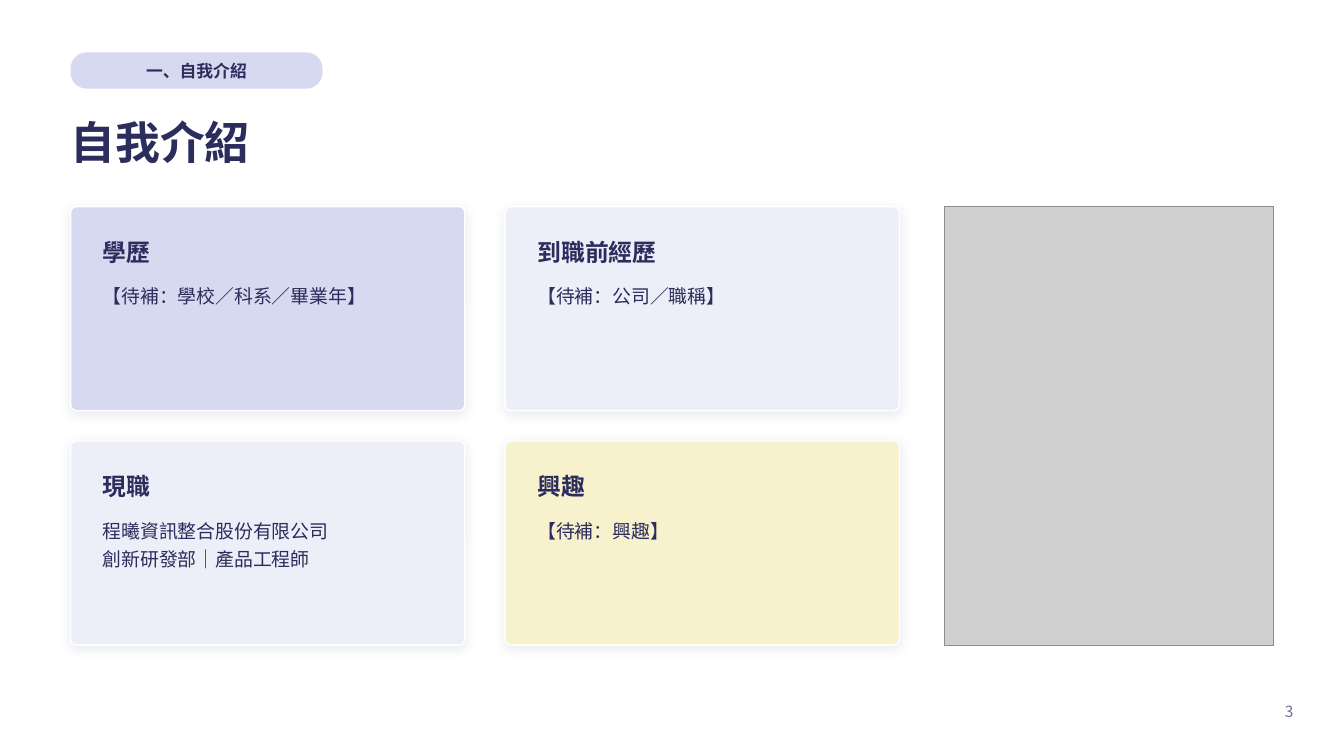
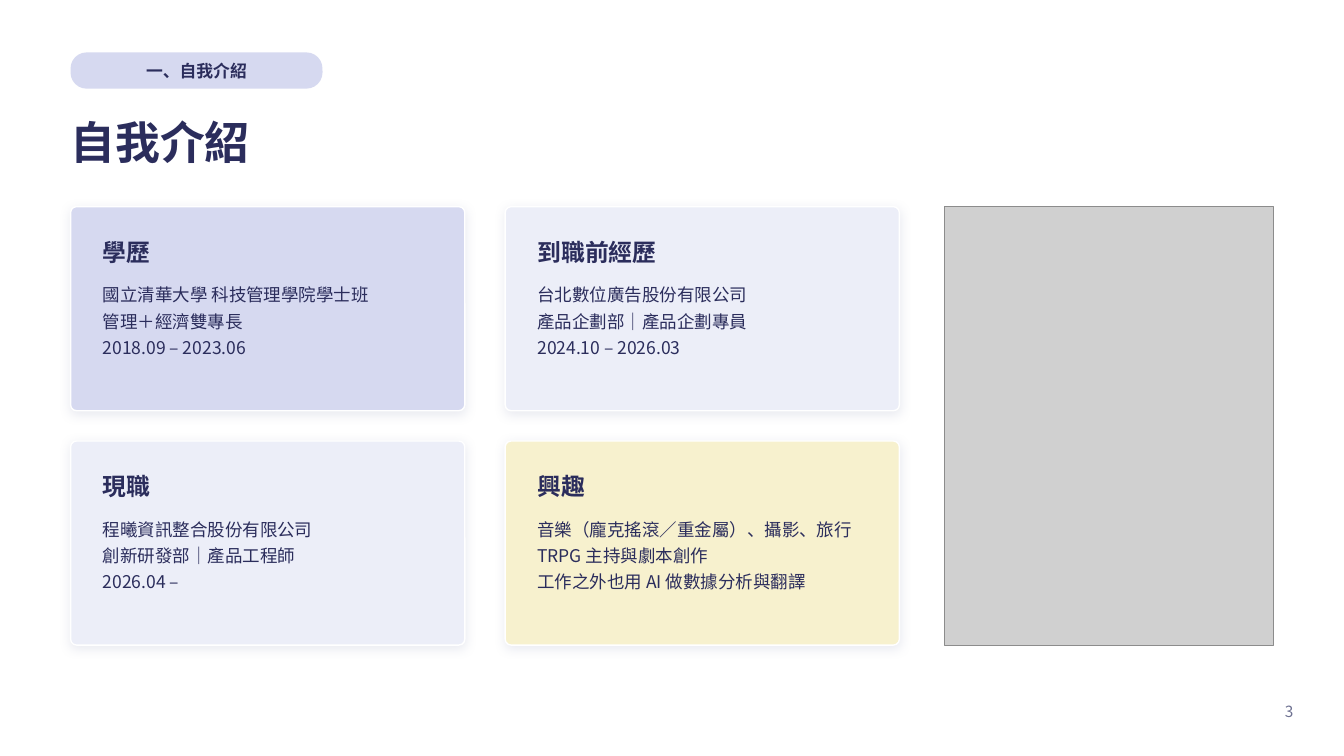
Before and after one commit to kirihuang-bit/freshman-report, a slide deck: slide 3 of 黃家朗新人報告.pptx. Drawn at 1344x756 pixels with LibreOffice and Linux fonts; fonts in the diff are those of the drawing; grey boxes stand for pictures. Boxes give left, top, right and bottom in pixels: in the first picture for what was removed or moved away, otherwise in the second. Text is boxed around its words. In the diff, an @@ line names an element or a change of style, - is before the commit and + after.

```diff
--- a/黃家朗新人報告.pptx
+++ b/黃家朗新人報告.pptx
@@ text at (x1=103, y1=286, x2=369, y2=354): text changed; size 13.5 to 12.5 pt @@
-【待補：學校／科系／畢業年】
+國立清華大學 科技管理學院學士班
+管理＋經濟雙專長
+2018.09 – 2023.06
@@ text at (x1=537, y1=286, x2=747, y2=354): text changed; size 13.5 to 12.5 pt @@
-【待補：公司／職稱】
+台北數位廣告股份有限公司
+產品企劃部｜產品企劃專員
+2024.10 – 2026.03
@@ text at (x1=103, y1=521, x2=313, y2=564): size 13.5 to 12.5 pt in "程曦資訊整合股份有限公司", "創新研發部｜產品工程師" @@
@@ text at (x1=537, y1=521, x2=852, y2=590): text changed; size 13.5 to 12.5 pt @@
-【待補：興趣】
+音樂（龐克搖滾／重金屬）、攝影、旅行
+TRPG 主持與劇本創作
+工作之外也用 AI 做數據分析與翻譯
@@ text at (x1=103, y1=575, x2=166, y2=588): paragraph added @@
+2026.04 –
```
Also in this commit, not shown: 1 slide added, 1 slide removed, 3 other files.
